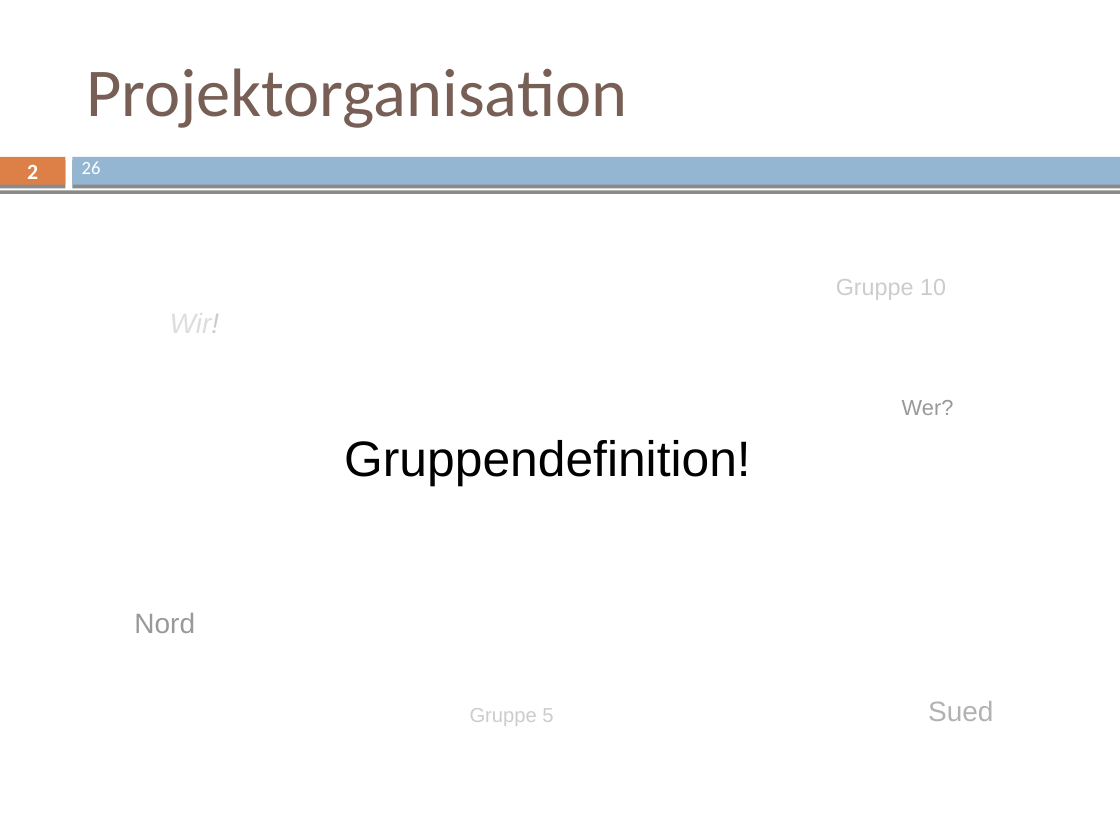
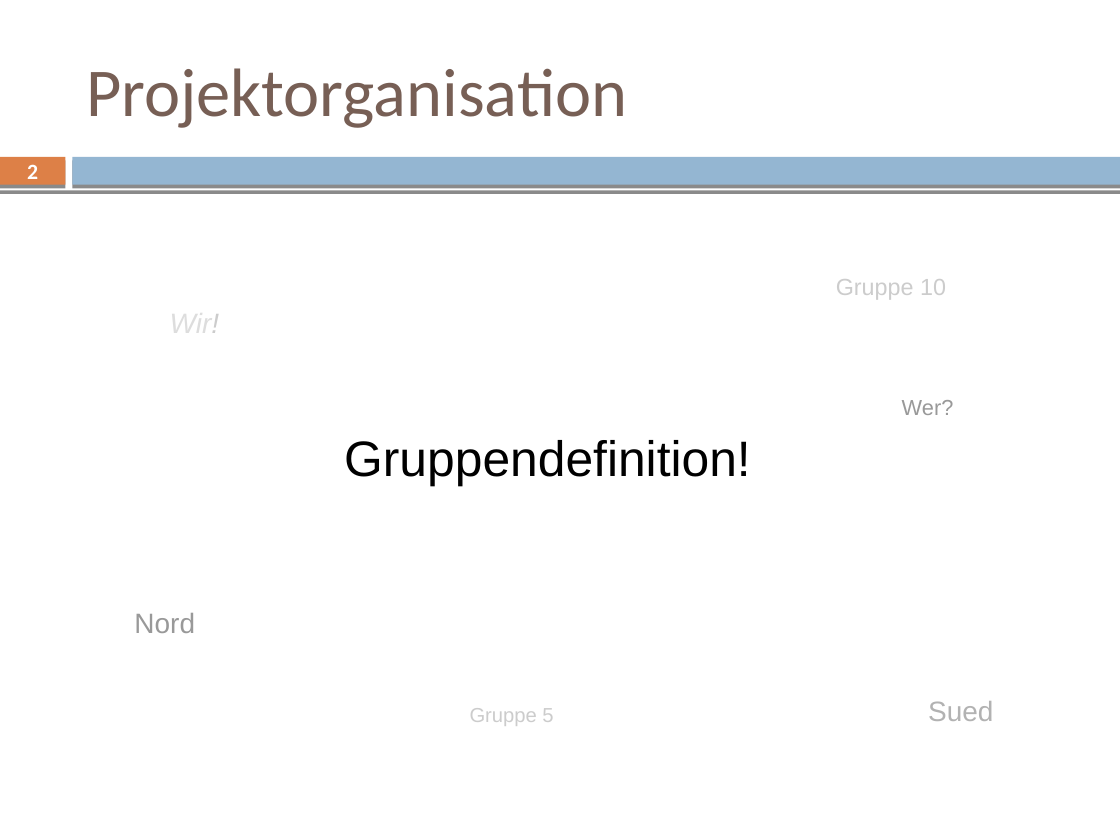
Before and after one commit to mvw/Wilddiebe10, a slide deck: slide 2 of keynote/keynote_part1_sascha.odp. Drawn at 1120x840 pixels with LibreOffice and Linux fonts; fonts in the diff are those of the drawing. Boxes give left, top, right and bottom in pixels: in the first picture for what was removed or moved away, otherwise in the second. Text is boxed around its words. In the diff, an @@ line names an element or a change of style, - is before the commit and + after.

```diff
--- a/keynote/keynote_part1_sascha.odp
+++ b/keynote/keynote_part1_sascha.odp
@@ text removed at (x1=82, y1=161, x2=101, y2=174) @@
-26
```
Also in this commit, not shown: 3 other slides changed.
